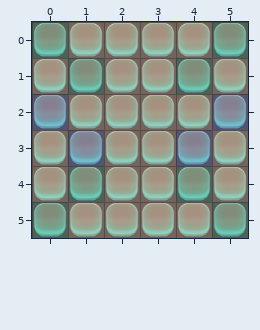
Tiled map, stored at Resources/tiledmap/map_25.tmx. That is the earlier state.
Cells are 100x100 px. Shown: x 0..5, y 0..5.
The result:
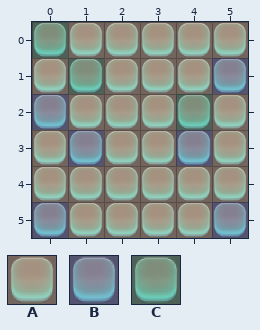
Key: from "type5": A 0 "1", B 1 "5", C 2 "6".
_ is an empty cell, . an unchanged one.
See-through tiles are keyed as they look on the map.
Edits made:
--- layer "type"
@@ x 4..5 @@
-0 .C
-1 CA
-2 AB
+0 .A
+1 AB
+2 CA
@@ x 0..5 @@
-4 .C..C.
-5 C....C
+4 .A..A.
+5 B....B
Changed places in both pictures, as pixel boxes (x1, y1, x2, y2):
changed: (176, 22, 248, 130)
changed: (32, 166, 104, 238)
changed: (176, 166, 248, 238)
